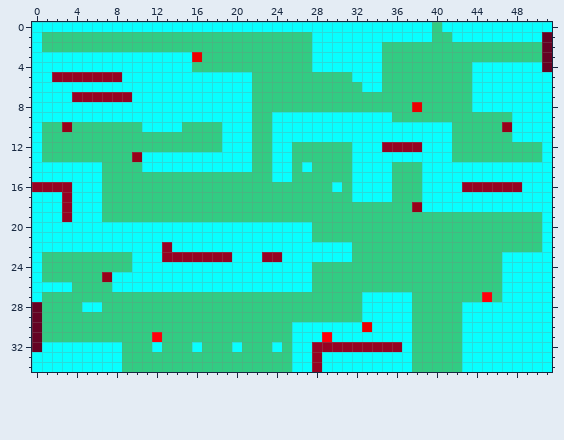
Pixel-art sprite, stored at src/main/resources/images/levels/level2_layer2.png. That is the earlier state.
The file is 52x35 pixels. Colours within 5 levels of each other are drawn and written as one.
Once edited:
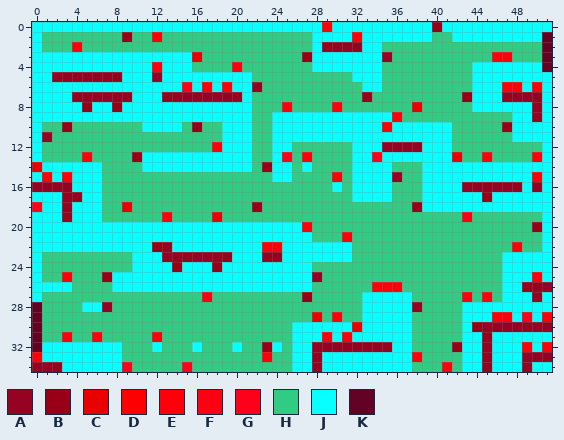
Palette (. is transparent): A #960222  B #980018  C #eb0000  D #ff0001  E #ff000a  F #ff0012  G #ff001a  H #31cc83  J #08ffff  K #640223
Diff:
The edit turns colour H into colour A in row 3 at x 35; in row 6 at x 22; in row 11 at x 1; in row 15 at x 36; in row 25 at x 28; in row 28 at x 7 and 38.
The edit turns colour J into colour A in row 2 at x 29 to 32; in row 5 at x 12; in row 7 at x 13 to 20 and 47 to 50; in rows 8 to 9 at x 50; in row 16 at x 50; in row 17 at x 4.
The edit turns colour J into colour A in row 26 at x 50 to 51; in row 27 at x 50; in row 30 at x 45 to 51; in rows 31 to 32 at x 45; in row 33 at x 45 and 49 to 51; in row 34 at x 0 to 2, 45 and 49.
The edit turns colour H into colour B in row 0 at x 40; in row 1 at x 9; in row 3 at x 27; in row 7 at x 33 and 43; in row 10 at x 16; in row 14 at x 23.
The edit turns colour H into colour B in row 18 at x 22; in row 20 at x 50; in row 27 at x 27; in row 32 at x 23 and 42.
The edit turns colour J into colour B in row 8 at x 5 and 8; in row 17 at x 45; in row 22 at x 12; in row 24 at x 14 and 18; in row 26 at x 49; in row 30 at x 44.
The edit turns colour H into colour C in row 13 at x 42; in row 18 at x 9; in row 19 at x 18; in row 29 at x 28.
The edit turns colour J into colour C in row 14 at x 0; in row 30 at x 32.
The edit turns colour H into colour D in row 1 at x 12.
The edit turns colour J into colour D in row 0 at x 29; in row 10 at x 35.
The edit turns colour H into colour E in row 2 at x 4; in row 3 at x 46 to 47; in row 4 at x 20; in row 8 at x 25 and 30; in row 9 at x 36; in row 12 at x 18.
The edit turns colour H into colour E in row 13 at x 5, 27, 45 and 50; in row 15 at x 30; in row 19 at x 13; in row 21 at x 31; in row 22 at x 48; in row 25 at x 3.
The edit turns colour H into colour E in row 26 at x 34 to 36; in row 27 at x 43; in row 29 at x 30; in row 31 at x 3 and 6; in row 33 at x 23 and 38; in row 34 at x 41.
The edit turns colour J into colour E in row 1 at x 32; in row 4 at x 12; in row 6 at x 17, 19, 47 to 48 and 50; in row 15 at x 1, 3 and 50; in row 20 at x 27; in row 22 at x 23 to 24.
The edit turns colour J into colour E in row 25 at x 50; in row 29 at x 46 to 47 and 51; in row 31 at x 31; in row 32 at x 49 and 51; in row 33 at x 0.
The edit turns colour H into colour F in row 19 at x 43; in row 27 at x 17.
The edit turns colour H into colour G in row 34 at x 9 and 15.
The edit turns colour J into colour G in row 6 at x 15; in row 13 at x 25 and 34; in row 18 at x 0; in row 29 at x 49.
The edit turns colour A into colour J in row 32 at x 36.
The edit turns colour C into colour J in row 30 at x 33.
Changed places in both pictures, as pixel boxes (x1, y1, x2, y2):
changed: (32, 22, 552, 372)
